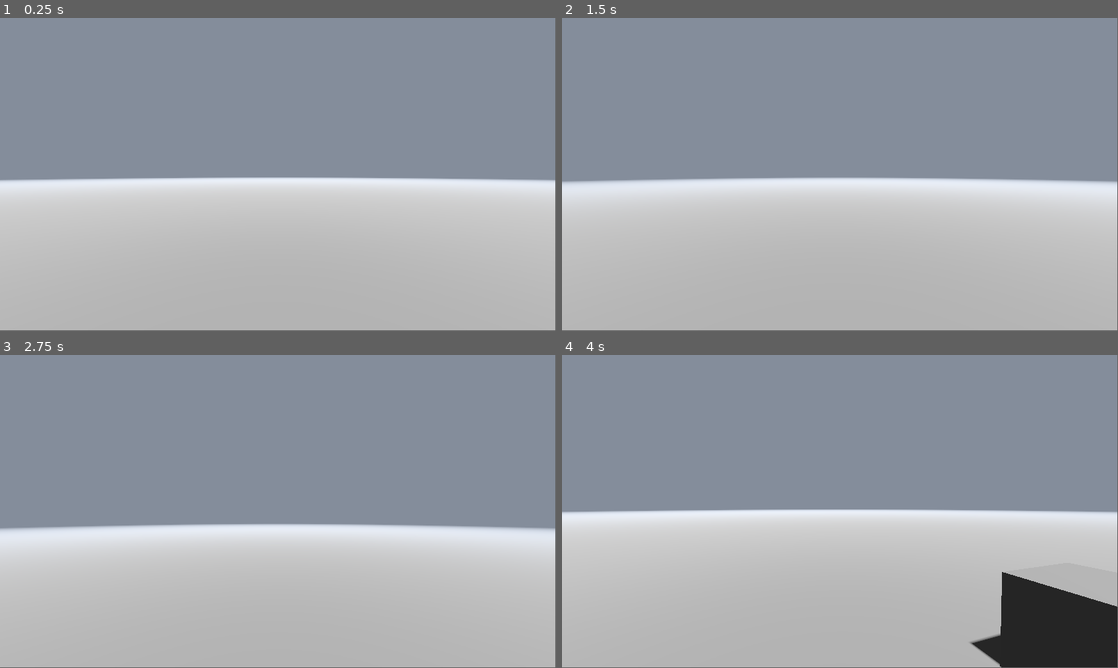
Above: before the commit, frames 1-4 (two rows, left to right).
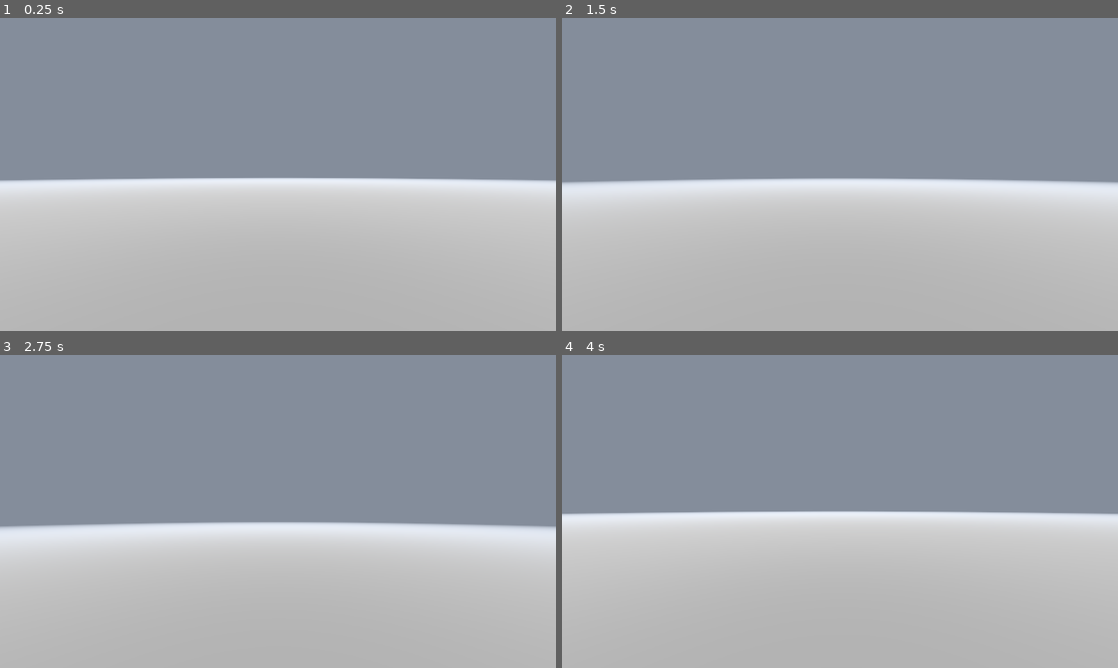
Above: after the commit, the same moments.

Repository: Tinigame/UPT-game-project
Game: Godot game, scene res://Scenes/world.tscn
The game is run twice, just before and just after one commit, with the same random seed, the same clock (stepped at 60 frames per second) and the same inputs.
Inputs (mouse positions are in pixels of both pictures, inside the frame that each line leads up to):
- Up to frame 1 (0.25 s): no input
- Up to frame 2 (1.5 s): tap Enter at 0.5 s; move the mouse to (867, 171) at 0.52 s; tap A (A) at 0.6 s; tap D (D) at 0.8, 1.35 s; tap Space (space) at 1.25 s; move the mouse to (812, 174) at 1.27 s
- Up to frame 3 (2.75 s): tap S (S) at 1.55, 2.1 s; tap Enter at 2 s; move the mouse to (289, 505) at 2.02 s; tap Space (space) at 2.3 s
- Up to frame 4 (4 s): move the mouse to (834, 514) at 2.77 s; tap Space (space) at 2.85 s; tap A (A) at 3.05, 3.6 s; move the mouse to (878, 514) at 3.52 s; tap D (D) at 3.8 s
In our replay, the window is 799x449 before the commit and 800x450 after it. These sizes can differ from the game's own. Grey fills any space a smaller window leaves; there, only what the larger window draws over its background counts as a difference.

The runs differ from the first frame. In frame 1, 0.2% of the frame differs, in the area x 3-100%, y 0-64%; in frame 2, 0.4%; in frame 3, 1.1%; in frame 4, 6.5%, in the area x 0-100%, y 0-100%.

Commit message:
buildmode has ghost

Diff:
--- a/Scenes/world.tscn
+++ b/Scenes/world.tscn
@@ -39,6 +39,7 @@
 environment = SubResource("Environment_a02cp")
 
 [node name="floor" type="StaticBody3D" parent="."]
+collision_layer = 3
 
 [node name="MeshInstance3D" type="MeshInstance3D" parent="floor"]
 mesh = SubResource("PlaneMesh_yp4wr")
@@ -54,6 +55,7 @@
 shape = SubResource("BoxShape3D_go701")
 
 [node name="MeshInstance3D2" type="MeshInstance3D" parent="floor/StaticBody3D"]
+transform = Transform3D(1, 0, 0, 0, 1, 0, 0, 0, 1, 1, 0, 1)
 mesh = SubResource("BoxMesh_a02cp")
 skeleton = NodePath("../..")
 
--- a/Scripts/playerscript.gd
+++ b/Scripts/playerscript.gd
@@ -2,15 +2,23 @@
 @onready var camera: Camera3D = $"FP camera"
 @onready var tcamera: Camera3D = $"Top camera"
 
-
-const SPEED = 10.0
-const JUMP_VELOCITY = 5
-var MOUSE_SENSITIVITY = 0.002
+const GRID_SIZE : int = 1
+const SPEED : float = 10.0
+const JUMP_VELOCITY : float = 5.0
+var MOUSE_SENSITIVITY : float= 0.002
 var gravity = ProjectSettings.get_setting("physics/3d/default_gravity")
+var ghost_location : Vector3
+var ghost_instance : MeshInstance3D
 
 
 func _ready():
+	camera.current = true
 	Input.mouse_mode = Input.MOUSE_MODE_CAPTURED
+
+	#summons and adds the initial build ghost
+	ghost_instance = summon_first_build_ghost()
+	add_child(ghost_instance)
+	ghost_instance.hide()
 
 
 #Camera and movement rotation
@@ -19,6 +27,31 @@
 		rotate_y(-event.relative.x * MOUSE_SENSITIVITY)
 		camera.rotate_x(-event.relative.y * MOUSE_SENSITIVITY)
 		camera.rotation.x = clamp(camera.rotation.x, -PI/2, PI/2)
+
+
+#gets global position of where mouse clicked
+func get_mouse_world_position() -> Vector3:
+	var mouse_pos = get_viewport().get_mouse_position()
+	var from = tcamera.project_ray_origin(mouse_pos)
+	var to = from + tcamera.project_ray_normal(mouse_pos) * 1000
+
+	var parameters = PhysicsRayQueryParameters3D.create(from, to, 2, [])
+
+	var space_state = get_world_3d().direct_space_state
+	var result = space_state.intersect_ray(parameters)
+
+	if result:
+		print(snap_to_grid(result.position))
+		return snap_to_grid(result.position)
+	return Vector3.ZERO
+
+#snaps the target build position to the grid (hopefully)
+func snap_to_grid(buildposition: Vector3) -> Vector3:
+	return Vector3(
+		round(buildposition.x / GRID_SIZE) * GRID_SIZE,
+		0.5,  # assuming flat plane at y=0
+		round(buildposition.z / GRID_SIZE) * GRID_SIZE
+	)
 
 
 #toggle between build mode
@@ -51,6 +84,27 @@
 		velocity.z = move_toward(velocity.z, 0, SPEED)
 
 
+func summon_first_build_ghost() -> MeshInstance3D:
+	var ghost_object_instance = MeshInstance3D.new()
+	var cube_mesh = BoxMesh.new()
+	var ghost_pos = Vector3(0, 0, 0)
+	var material = StandardMaterial3D.new()
+
+	material.albedo_color = Color(0.3, 0.8, 1.0, 0.5)  # semi-transparent bluish
+	material.transparency = BaseMaterial3D.TRANSPARENCY_ALPHA
+	material.flags_transparent = true
+	material.flags_unshaded = true  # optional, prevents lighting effects
+	cube_mesh.material = material
+
+	cube_mesh.size = Vector3(1, 1, 1)  # Set cube dimensions
+	ghost_object_instance.mesh = cube_mesh
+	ghost_object_instance.global_transform.origin = ghost_pos
+
+	return ghost_object_instance
+
+func update_build_ghost(ghost_pos, ghost_instance):
+	ghost_instance.global_position = ghost_pos
+
 func _physics_process(delta):
 	# Add the gravity.
 	if not is_on_floor():
@@ -60,6 +114,14 @@
 	if Input.is_action_just_pressed("exit"):
 		get_tree().quit()
 
+	#get the mouse pos when buildmode enabled
+	if Globals.buildmode == true:
+		ghost_location = get_mouse_world_position()
+		update_build_ghost(ghost_location, ghost_instance)
+		ghost_instance.show()
+	elif Globals.buildmode == false:
+		ghost_instance.hide()
+
 	player_movement()
 	build_toggle()
 	move_and_slide()
--- a/project.godot
+++ b/project.godot
@@ -21,9 +21,8 @@
 
 [display]
 
-window/size/viewport_width=1920
-window/size/viewport_height=1080
-window/size/borderless=true
+window/size/viewport_width=1280
+window/size/viewport_height=720
 
 [dotnet]
 
